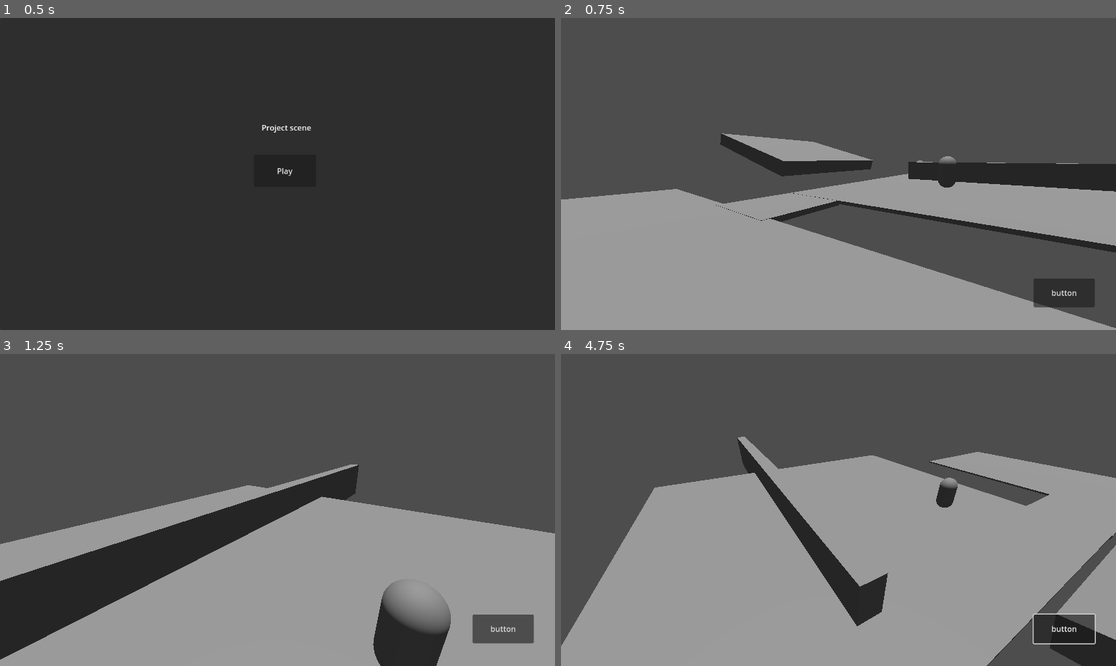
Above: before the commit, frames 1-4 (two rows, left to right).
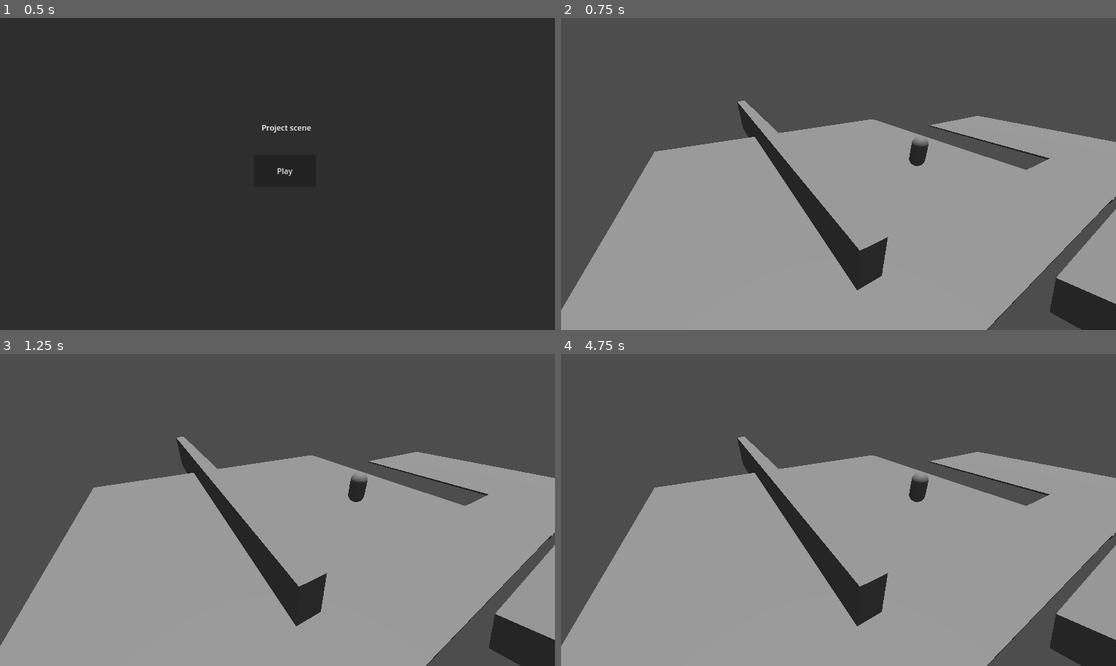
Above: after the commit, the same moments.

Repository: MateoChicano/Journey-starts-here
Game: Godot game, scene res://scenes/Menus/title_screen.tscn
Two runs of this game, one before a commit and one after it. Both use one fixed random seed, a clock stepped at 60 frames per second and the inputs below.
Inputs (mouse positions are in pixels of both pictures, inside the frame that each line leads up to):
- Up to frame 1 (0.5 s): no input
- Up to frame 2 (0.75 s): click "Play" at 0.5 s
- Up to frame 3 (1.25 s): no input
- Up to frame 4 (4.75 s): click (1066, 628) at 1.25 s, where only the run before the commit has a clickable "button"; click (1066, 628) at 2 s, where only the run before the commit has a clickable "button"; click (1066, 628) at 2.75 s, where only the run before the commit has a clickable "button"; tap Enter at 3.5 s; move the mouse to (960, 494) at 3.52 s; click (960, 494) at 3.6 s; move the mouse to (727, 525) at 4.27 s; click (727, 525) at 4.35 s

Frame 1 is identical in both runs. In frame 2, 29% of the frame differs, in the area x 0-100%, y 26-100%; in frame 3, 28%; in frame 4, 1.2%.
Error after the commit: Trying to assign value of type 'Control' to a variable of type 'hud.gd'. (res://scripts/player.gd:10)

Commit message:
avancer sur inventaire

Diff:
--- a/journey-start-here/scenes/Menus/hud.tscn
+++ b/journey-start-here/scenes/Menus/hud.tscn
@@ -2,14 +2,18 @@
 
 [ext_resource type="Script" uid="uid://cjrltkrpjcbrh" path="res://scripts/hud.gd" id="1_3fgt4"]
 
-[node name="HUD" type="CanvasLayer"]
+[node name="HUD" type="Control"]
+layout_mode = 3
+anchors_preset = 0
 script = ExtResource("1_3fgt4")
 
-[node name="Button" type="Button" parent="."]
+[node name="Inventory" type="Button" parent="."]
 offset_left = 981.0
 offset_top = 541.0
 offset_right = 1108.0
 offset_bottom = 601.0
 text = "button"
 
-[connection signal="mouse_entered" from="Button" to="." method="_on_button_mouse_entered"]
+[connection signal="mouse_entered" from="Inventory" to="." method="hover_inventory"]
+[connection signal="mouse_exited" from="Inventory" to="." method="off_inventory"]
+[connection signal="pressed" from="Inventory" to="." method="on_inventory_pressed"]
--- /dev/null
+++ b/journey-start-here/scenes/Menus/inventory.tscn
@@ -0,0 +1,40 @@
+[gd_scene load_steps=2 format=3 uid="uid://baj3bdrida7yu"]
+
+[ext_resource type="Script" uid="uid://dv45nt73ibyvv" path="res://scripts/inventory.gd" id="1_ay0u5"]
+
+[node name="Inventory" type="Control"]
+layout_mode = 3
+anchors_preset = 0
+offset_right = 774.144
+offset_bottom = 468.504
+mouse_filter = 2
+script = ExtResource("1_ay0u5")
+
+[node name="TabContainer" type="TabContainer" parent="."]
+layout_mode = 0
+offset_left = 293.0
+offset_top = 143.0
+offset_right = 763.0
+offset_bottom = 457.0
+current_tab = 0
+
+[node name="Panel" type="Panel" parent="TabContainer"]
+layout_mode = 2
+metadata/_tab_index = 0
+
+[node name="Label" type="Label" parent="TabContainer/Panel"]
+layout_mode = 0
+offset_right = 40.0
+offset_bottom = 23.0
+text = "contenu 1"
+
+[node name="Panel2" type="Panel" parent="TabContainer"]
+visible = false
+layout_mode = 2
+metadata/_tab_index = 1
+
+[node name="Label" type="Label" parent="TabContainer/Panel2"]
+layout_mode = 0
+offset_right = 40.0
+offset_bottom = 23.0
+text = "contenu 2"
--- a/journey-start-here/scenes/levels/test_level.tscn
+++ b/journey-start-here/scenes/levels/test_level.tscn
@@ -132,7 +132,8 @@
 transform = Transform3D(-0.0320038, 0, -0.999488, 0, 1, 0, 0.999488, 0, -0.0320038, -2.10865, -3.36071, 8.11816)
 
 [node name="camera" parent="trigger salle" index="1"]
-transform = Transform3D(-0.915992, 0, 0.401196, 0, 1, 0, -0.401196, 0, -0.915992, 5.87453, -2.4633, -2.61498)
+transform = Transform3D(-0.957712, 0, 0.287728, 0, 1, 0, -0.287728, 0, -0.957712, 7.04424, -2.4633, -6.5084)
+has_transition = true
 
 [node name="trigger salle 1" parent="." instance=ExtResource("2_yautc")]
 transform = Transform3D(1, 0, 0, 0, 1, 0, 0, 0, 1, 0, 5.5324, 0)
@@ -143,6 +144,7 @@
 
 [node name="camera" parent="trigger salle 1" index="1"]
 transform = Transform3D(0.867826, 0.236452, -0.436999, 0, 0.879507, 0.475885, 0.496868, -0.412986, 0.763259, -5.61688, 0.810372, 9.9408)
+current = true
 has_transition = true
 
 [node name="trigger pont" parent="." instance=ExtResource("2_yautc")]
@@ -153,7 +155,7 @@
 shape = SubResource("BoxShape3D_6xh4u")
 
 [node name="camera" parent="trigger pont" index="1"]
-transform = Transform3D(-0.998513, -0.00879003, -0.0538011, 0, 0.986915, -0.161242, 0.0545145, -0.161002, -0.985447, 0.603418, -2.05695, -5.25158)
+transform = Transform3D(-0.863923, 0, 0.503623, 0, 1, 0, -0.503623, 0, -0.863923, 2.95995, -2.05695, -4.66301)
 
 [node name="trigger salle1_5" parent="." instance=ExtResource("2_yautc")]
 transform = Transform3D(1, 0, 0, 0, 1, 0, 0, 0, 1, -3.28005, 2.33628, 9.11724)
--- a/journey-start-here/scripts/hud.gd
+++ b/journey-start-here/scripts/hud.gd
@@ -1,7 +1,23 @@
 class_name hud extends CanvasLayer
 
+const INVENTORY : PackedScene = preload("res://scenes/Menus/inventory.tscn")
+var is_mouse_on_hud : bool
+var instance_inv : Node = INVENTORY.instantiate()
+var skip_movement : bool = false
 
 
+func _ready() -> void :
+	self.add_child(instance_inv)
+	instance_inv.hide()
 
-func _on_button_mouse_entered() -> void:
-	pass # Replace with function body.
+
+func on_inventory_pressed() -> void:
+	instance_inv.visible = !instance_inv.visible
+	print("pressed")
+
+
+func hover_inventory() -> void:
+	skip_movement = true
+
+func off_inventory() -> void:
+	skip_movement = false
--- /dev/null
+++ b/journey-start-here/scripts/inventory.gd
@@ -0,0 +1,4 @@
+extends Control
+
+func _ready() -> void :
+	pass
--- a/journey-start-here/scripts/player.gd
+++ b/journey-start-here/scripts/player.gd
@@ -4,8 +4,11 @@
 const RAYLENGTH : int = 100
 const GRAVITY : float = 4
 const TWEEN_DURATION : float = 1.0
+const HUD : PackedScene = preload("res://scenes/Menus/hud.tscn")
+
+var skip_query : bool = false
+var instance_hud : hud = HUD.instantiate()
 var cam : Camera3D
-var hud : PackedScene = preload("res://scenes/Menus/hud.tscn")
 var npc_trigger_entered : bool = false
 
 @onready var navAgent := $NavigationAgent3D
@@ -17,7 +20,6 @@
 	moveToPoint(delta)
 
 func _ready() -> void :
-	var instance_hud : Node = hud.instantiate()
 	self.add_child(instance_hud)
 
 #Fonction entrer dans zone
@@ -53,6 +55,8 @@
 #Input
 func _input(_event:InputEvent) -> void:
 	if Input.is_action_just_pressed("left_click") :
+		if instance_hud.skip_movement == true :
+			return
 
 		var mousePos : Vector2 = get_viewport().get_mouse_position()
 		var from : Vector3 = cam.project_ray_origin(mousePos)
@@ -62,7 +66,6 @@
 
 		var ray : Dictionary = space.intersect_ray(rayQuery)
 		var collider : Node3D = ray.collider
-
 		if collider is npc :
 			navAgent.set_target_position(ray.position)
 			if npc_trigger_entered :
@@ -85,7 +88,3 @@
 func interactWith(target : Node3D) -> void :
 	if target is npc :
 		target.displayDialog()
-
-func transitionCam() -> void :
-	pass
-	#var transition : Tween= create_tween()
Not shown, added: journey-start-here/scripts/inventory.gd.uid
